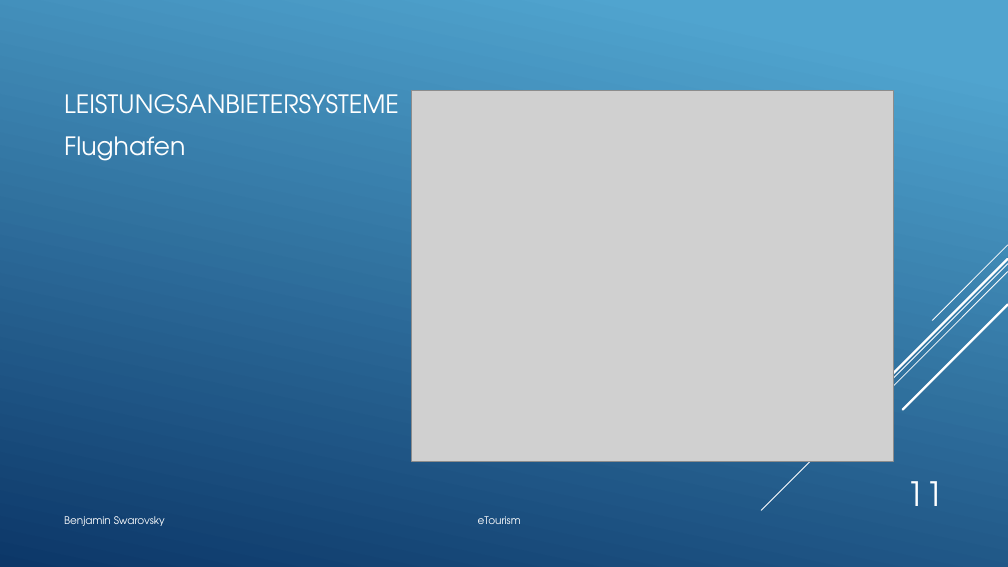
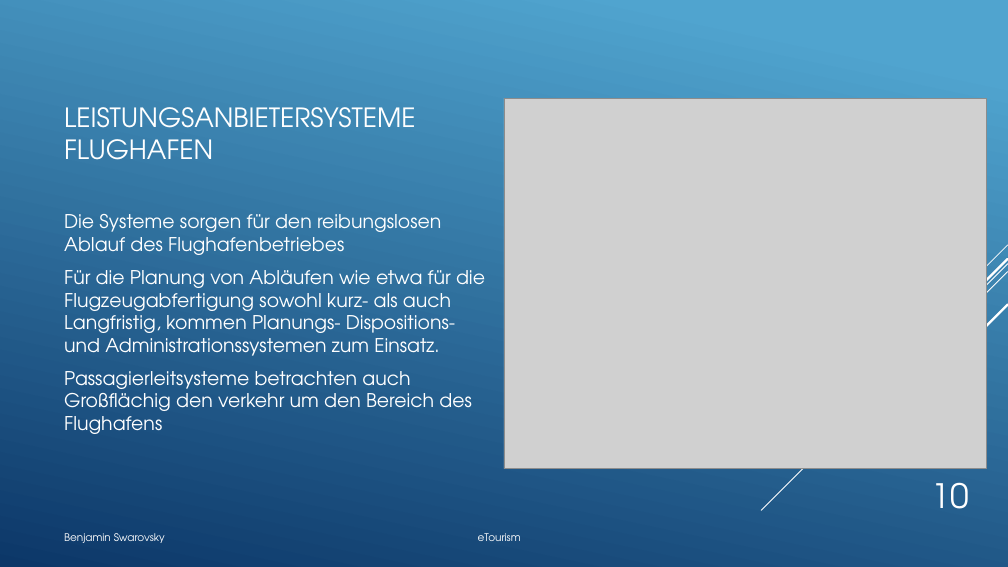
Before and after one commit to BenjaminS01/eTourism, a slide deck: slide 10 of Etourism.pptx (slide 11 before the commit). Drawn at 1008x567 pixels with LibreOffice and Linux fonts; fonts in the diff are those of the drawing; grey boxes stand for pictures. Boxes give left, top, right and bottom in pixels: in the first picture for what was removed or moved away, otherwise in the second. Text is boxed around its words. In the diff, an @@ line names an element or a change of style, - is before the commit and + after.

```diff
--- a/Etourism.pptx
+++ b/Etourism.pptx
@@ title at (64,107,415,160): text changed; size 24 to 25.2 pt @@
-LEISTUNGSANBIETERSYSTEME
+LEISTUNGSANBIETERSYSTEME
+FLUGHAFEN
@@ picture: place and size @@
-picture at (411,91,894,461)
+picture at (504,98,987,469)
@@ text at (64,214,485,434): text changed; size 24 to 18 pt @@
-Flughafen
+Die Systeme sorgen für den reibungslosen Ablauf des Flughafenbetriebes
+Für die Planung von Abläufen wie etwa für die Flugzeugabfertigung sowohl kurz- als auch Langfristig, kommen Planungs- Dispositions- und Administrationssystemen zum Einsatz.
+Passagierleitsysteme betrachten auch Großflächig den verkehr um den Bereich des Flughafens
@@ page number at (932,482,969,509): text changed @@
-11
+10
@@ text "Benjamin Swarovsky eTourism": place and size @@
-text "Benjamin Swarovsky eTourism" at (64,516,521,526)
+text "Benjamin Swarovsky eTourism" at (64,533,521,543)
```
Also in this commit, not shown: 18 other slides changed, 1 slide added, 1 slide removed.
